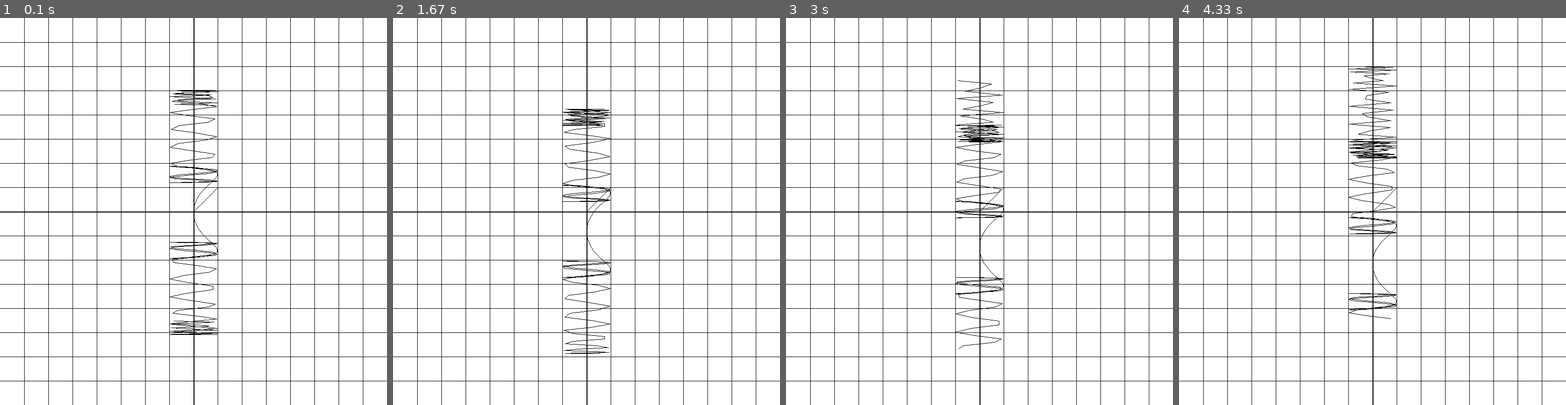
Above: before the commit, frames 1-4 (left to right).
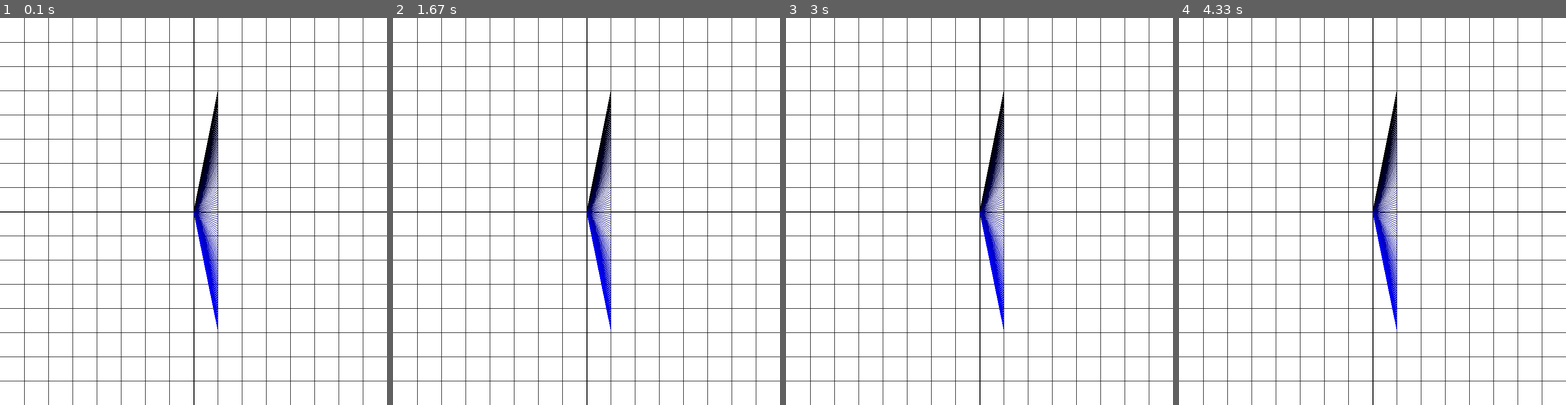
Above: after the commit, the same moments.

Repository: sponja23/Animation
Game: pygame game, started from main.py
Same seed, same stepped clock (60 frames per second), same inputs: the game is played once before the commit and once after it.
Inputs (mouse positions are in pixels of both pictures, inside the frame that each line leads up to):
- Up to frame 1 (0.1 s): no input
- Up to frame 2 (1.67 s): click (586, 211) at 0.38 s
- Up to frame 3 (3 s): no input
- Up to frame 4 (4.33 s): no input

The runs differ from the first frame. In frame 1, 2.0% of the frame differs, in the area x 43-57%, y 18-82%; in frame 2, 2.0%; in frame 3, 2.0%; in frame 4, 2.1%, in the area x 43-57%, y 12-81%.

Commit message:
Made vectors work on floats

Diff:
--- a/drawable.py
+++ b/drawable.py
@@ -17,7 +17,7 @@
 
 class Drawable:
 	def __init__(self, **kwargs):
-		self.color = kwargs.get("color", colors.default_color)
+		self.color = list(map(int, kwargs.get("color", colors.default_color)))
 		self.defaultColor = "color" not in kwargs
 		self.transformation = kwargs.get("transformation", identity)
 
@@ -57,8 +57,9 @@
 
 class Point(Drawable):
 	def __init__(self, x, y, **kwargs):
-		self.x = int(x)
-		self.y = int(y)
+		self.force_int = kwargs.get("force_int", True)
+		self.x = int(x) if self.force_int else x
+		self.y = int(y) if self.force_int else y
 		super().__init__(**kwargs)
 
 	def get(self):
@@ -75,8 +76,9 @@
 		return self.x == x and self.y == y
 
 	def __ensure_int(self):
-		self.x = int(self.x)
-		self.y = int(self.y)
+		if self.force_int:
+			self.x = int(self.x)
+			self.y = int(self.y)
 
 	def __add__(self, other):
 		if checkArray(other):
--- a/grid.py
+++ b/grid.py
@@ -36,7 +36,7 @@
 		return (self.min_x <= x <= self.max_x) and (self.min_y <= y <= self.max_y)
 
 	def getPoint(self, point):
-		assert(self.inRange(point))
+		# assert(self.inRange(point))
 		if isinstance(point, Point):
 			x, y = point.x, point.y
 		else:
@@ -64,7 +64,7 @@
 		updateObjects(window, self.objects)
 
 	def adaptPoint(self, point):
-		assert(self.inRange(point))
+		# assert(self.inRange(point))
 		point.x, point.y = self.getPoint(point).get()
 
 	def addObject(self, obj):
@@ -147,7 +147,7 @@
 
 class Vector(Point):
 	def __init__(self, x, y, **kwargs):
-		super().__init__(x, y)
+		super().__init__(x, y, **kwargs, force_int=False)
 
 	def draw(self, window):
 		assert(self.parentGrid is not None)
--- a/main.py
+++ b/main.py
@@ -13,12 +13,9 @@
 
 curve = TimeCurve(lambda x, t: (np.sin((x + t) ** 2), x / 2 + np.sin(t + x)), [-10, 10], step=0.1)
 curve.transformation = identity
-print(list(curve.transformation.matrix))
 
-grid.addObject(curve)
-
-grid.addObject(Vector(1, 1))
-
+for t in np.arange(0, 1, .01):
+	grid.addObject(Vector(1, 5 - 10*t, color = (0, 0, t * 255)))
 
 def draw_rect(window, *args):
 	x, y, width, height = map(int, args)
